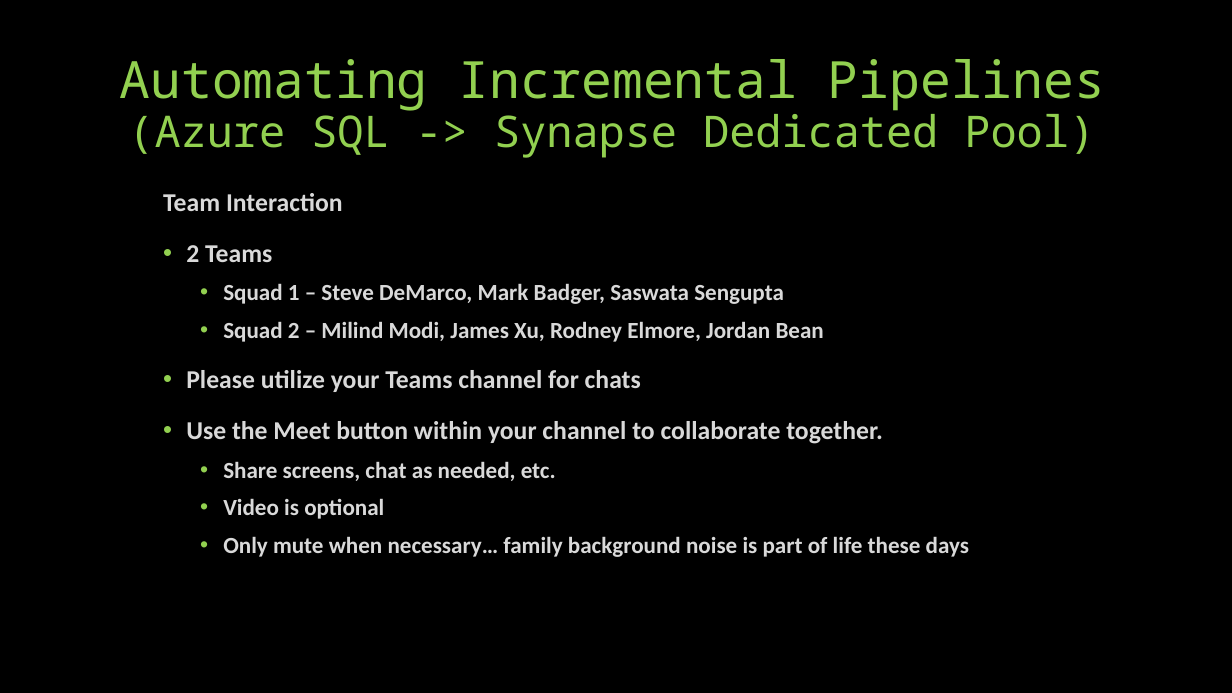
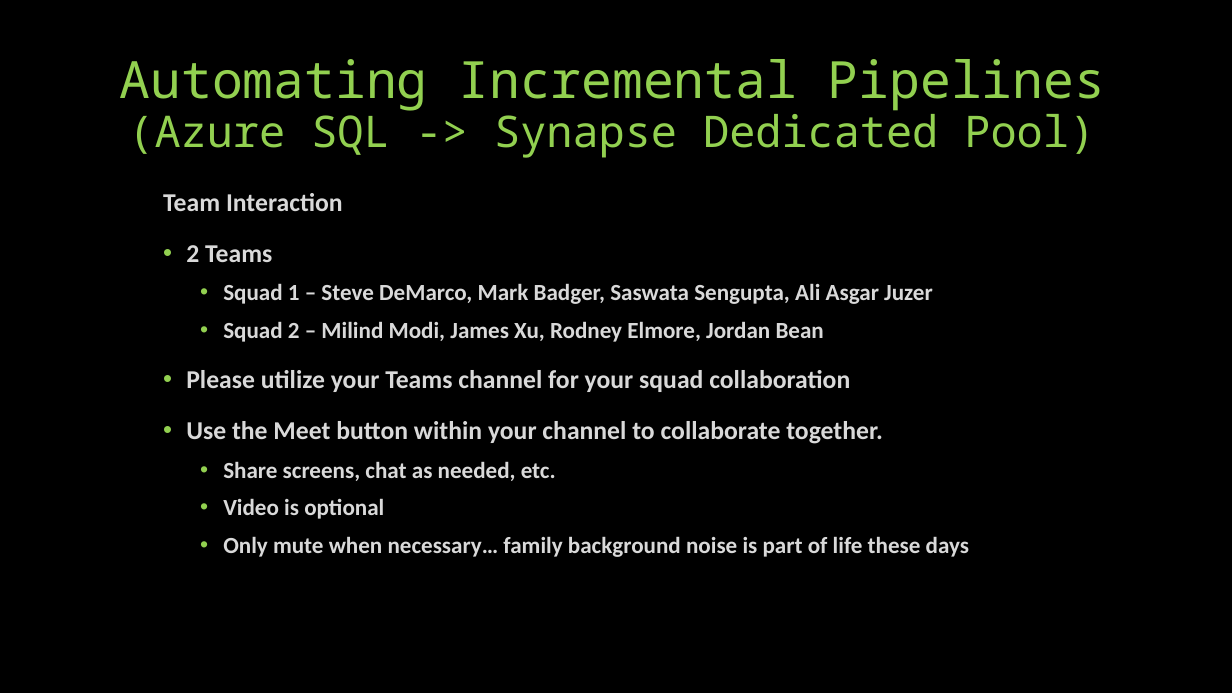
Before and after one commit to microsoft/WhatTheHack, a slide deck: slide 5 of XXX-IncrementalSynapsePipelines/Coach/Resources/Automating Incremental Pipelines.pptx. Drawn at 1232x693 pixels with LibreOffice and Linux fonts; fonts in the diff are those of the drawing. Boxes give left, top, right and bottom in pixels: in the first picture for what was removed or moved away, otherwise in the second. Text is boxed around its words. In the diff, an @@ line names an element or a change of style, - is before the commit and + after.

Commit message:
Updated Presentation

```diff
--- a/XXX-IncrementalSynapsePipelines/Coach/Resources/Automating Incremental Pipelines.pptx
+++ b/XXX-IncrementalSynapsePipelines/Coach/Resources/Automating Incremental Pipelines.pptx
@@ text at [223, 283, 933, 304]: text changed @@
-  • Squad 1 – Steve DeMarco, Mark Badger, Saswata Sengupta
+  • Squad 1 – Steve DeMarco, Mark Badger, Saswata Sengupta, Ali Asgar Juzer
@@ text at [186, 370, 850, 392]: text changed @@
-• Please utilize your Teams channel for chats
+• Please utilize your Teams channel for your squad collaboration
```
